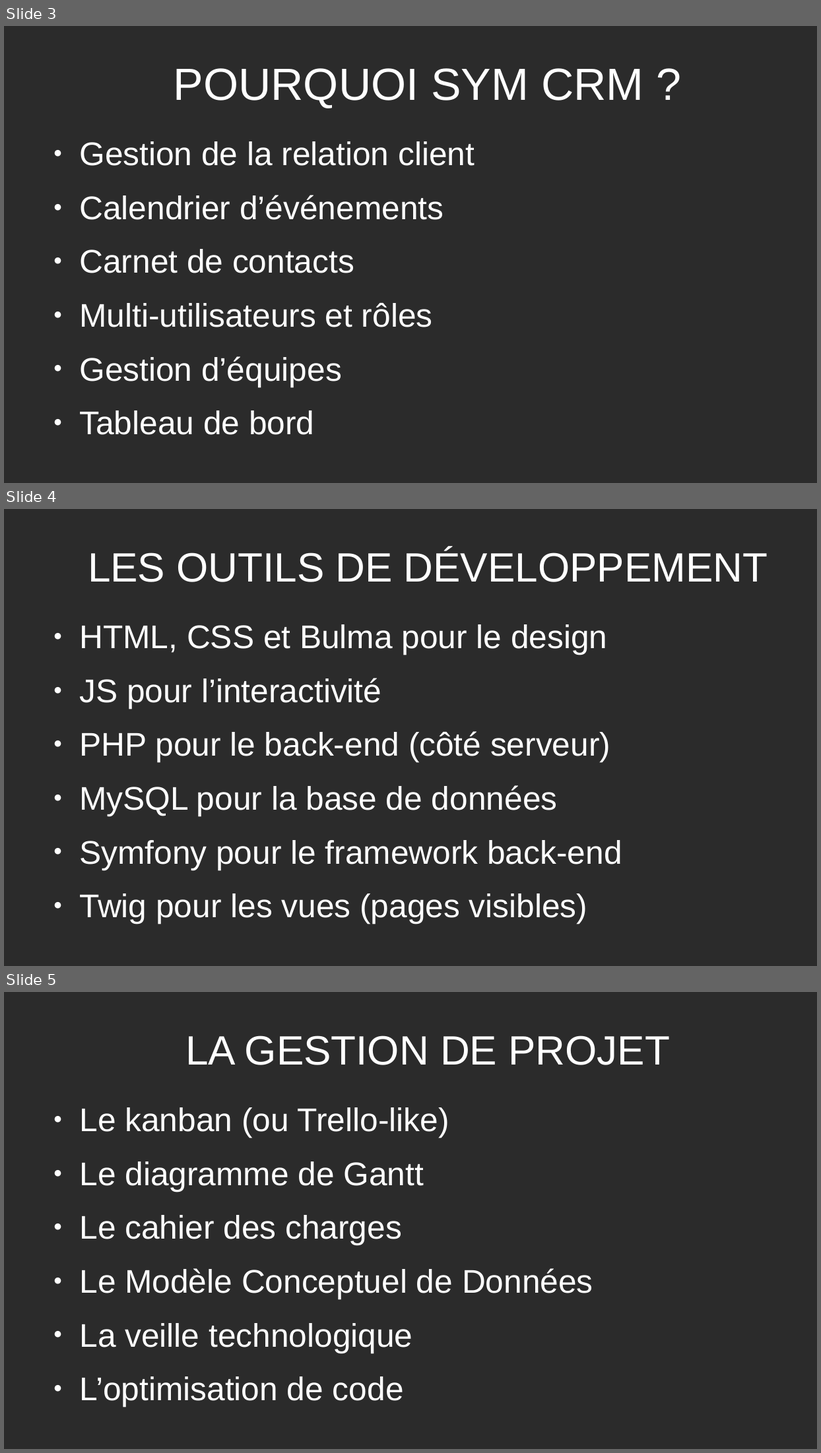
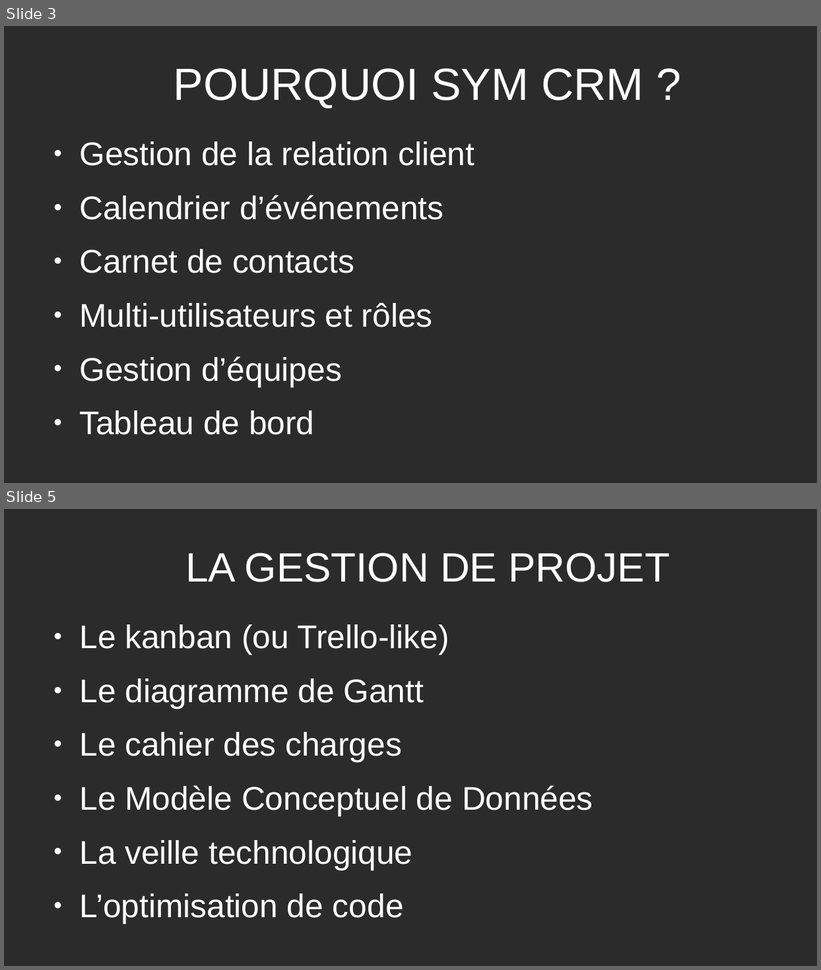
Before and after one commit to Lukam90/Sym-CRM, a slide deck: application/document/Presentation-Sym-CRM-LH.odp. Shown one above the other, each under a label of ours: slides 3, 4 and 5 before the commit, slides 3 and 5 after it; the slides between them are not shown. The pictures are 821x1453 and 821x970 pixels, drawn with LibreOffice and Linux fonts; fonts in the diff are those of the drawing; background and template pictures are left out; a plain dark background stands for a picture behind light text. Boxes give left, top, right and bottom in pixels: in the first picture for what was removed or moved away, otherwise in the second. Text is boxed around its words. In the diff, an @@ line names an element or a change of style, - is before the commit and + after.

```diff
--- a/application/document/Presentation-Sym-CRM-LH.odp
+++ b/application/document/Presentation-Sym-CRM-LH.odp
@@ slide 4 removed at (x1=4, y1=509, x2=817, y2=966), background picture (left out) @@
@@ title removed at (x1=88, y1=549, x2=768, y2=582) @@
-LES OUTILS DE DÉVELOPPEMENT
@@ text removed at (x1=79, y1=625, x2=622, y2=924) @@
-● HTML, CSS et Bulma pour le design
-● JS pour l’interactivité
-● PHP pour le back-end (côté serveur)
-● MySQL pour la base de données
-● Symfony pour le framework back-end
-● Twig pour les vues (pages visibles)
```
Also in this commit, not shown: 2 slides changed, 2 slides added, 14 other files.
